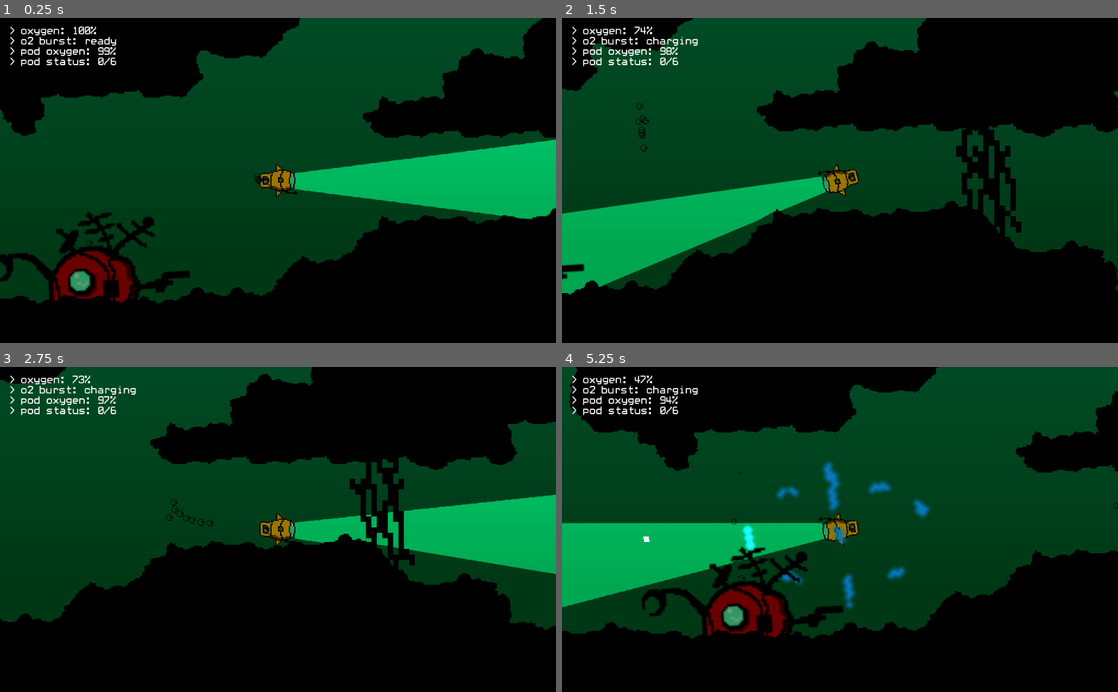
Above: before the commit, frames 1-4 (two rows, left to right).
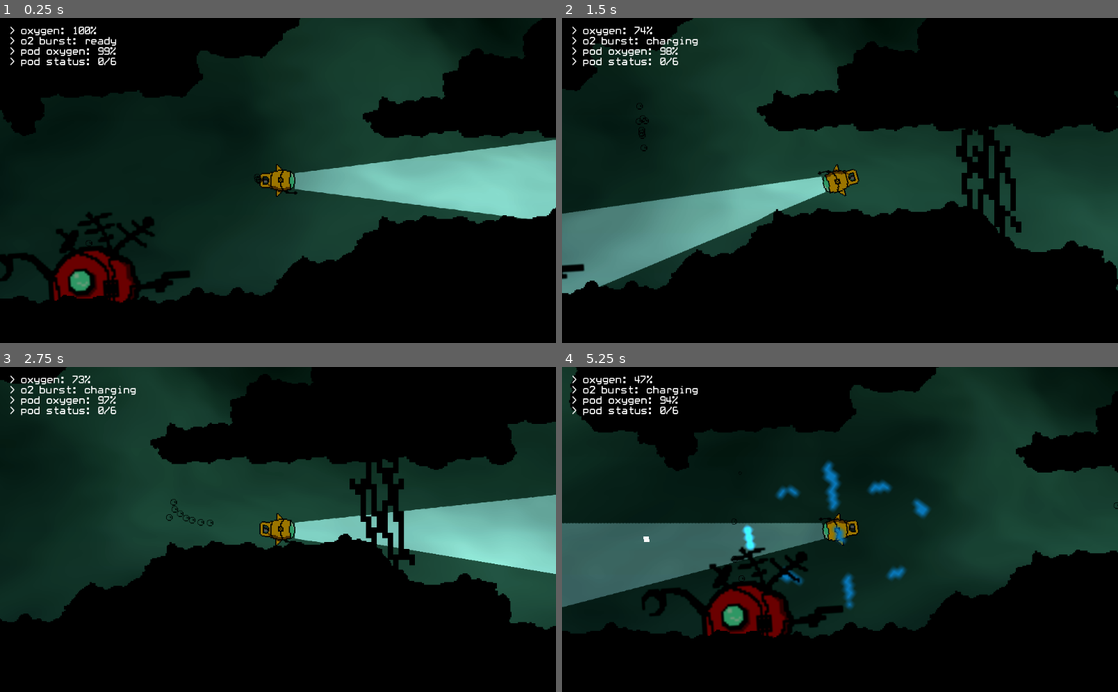
Above: after the commit, the same moments.

Repository: Jayshua/keep_it_alive
Game: Godot game, scene res://Main.tscn
Same seed, same stepped clock (60 frames per second), same inputs: the game is played once before the commit and once after it. Sound files missing from this copy of the repository are replaced by a short silence.
Inputs:
- Up to frame 1 (0.25 s): no input
- Up to frame 2 (1.5 s): tap Enter (ui_accept) at 0.5, 0.77 s; hold D (move_right) 0.53-1.28 s; hold Space (fire) 0.53-1.28 s; hold S (move_down) from 1.28 s (still down); tap Space (fire) at 1.35 s
- Up to frame 3 (2.75 s): tap Enter (ui_accept) at 1.52 s; release S (move_down) at 2.03 s; hold D (move_right) from 2.03 s (still down); hold Space (fire) from 2.03 s (still down)
- Up to frame 4 (5.25 s): release D (move_right) at 2.78 s; release Space (fire) at 2.78 s; hold W (move_up) 2.78-3.53 s; tap Space (fire) at 2.85, 4.35 s; tap Enter (ui_accept) at 3.02, 3.77, 4.52 s; hold Space (fire) 3.53-4.28 s; hold A (move_left) 3.53-5.03 s; hold S (move_down) from 5.03 s (still down); hold Space (fire) from 5.03 s (still down)

The runs differ from the first frame. In frame 1, 31% of the frame differs, in the area x 0-100%, y 0-80%; in frame 2, 26%; in frame 3, 20%; in frame 4, 36%, in the area x 0-100%, y 0-82%.

Commit message:
Fog

Diff:
--- /dev/null
+++ b/Fog.shader
@@ -0,0 +1,46 @@
+shader_type canvas_item;
+
+uniform vec3 color = vec3(0.35, 0.48, 0.95);
+uniform int OCTAVES = 4;
+uniform float SPEED = 0.01;
+
+float rand(vec2 coord){
+	return fract(sin(dot(coord, vec2(56, 79)) * 1000.0) * 1000.0);
+}
+
+float noise(vec2 coord){
+	vec2 i = floor(coord);
+	vec2 f = fract(coord);
+
+	// 4 corners of a rectangle surrounding our point
+	float a = rand(i);
+	float b = rand(i + vec2(1.0, 0.0));
+	float c = rand(i + vec2(0.0, 1.0));
+	float d = rand(i + vec2(1.0, 1.0));
+
+	vec2 cubic = f * f * (3.0 - 2.0 * f);
+
+	return mix(a, b, cubic.x) + (c - a) * cubic.y * (1.0 - cubic.x) + (d - b) * cubic.x * cubic.y;
+}
+
+float fbm(vec2 coord){
+	float value = 0.0;
+	float scale = 0.5;
+
+	for(int i = 0; i < OCTAVES; i++){
+		value += noise(coord) * scale;
+		coord *= 2.0;
+		scale *= 0.5;
+	}
+	return value;
+}
+
+void fragment() {
+	vec2 coord = UV * 20.0;
+
+	vec2 motion = vec2( fbm(coord + vec2(TIME * SPEED, TIME * SPEED)) );
+
+	float final = fbm(coord + motion);
+
+	COLOR = vec4(color, final * 0.5);
+}
--- a/Map.tscn
+++ b/Map.tscn
@@ -1,35 +1,49 @@
-[gd_scene load_steps=13 format=2]
+[gd_scene load_steps=18 format=2]
 
 [ext_resource path="res://sprites/MapTiles.tres" type="TileSet" id=1]
 [ext_resource path="res://current/Current.tscn" type="PackedScene" id=2]
 [ext_resource path="res://Item.tscn" type="PackedScene" id=3]
 [ext_resource path="res://audio/Current.wav" type="AudioStream" id=4]
+[ext_resource path="res://sprites/radialLight.png" type="Texture" id=5]
+[ext_resource path="res://Fog.shader" type="Shader" id=6]
 
 [sub_resource type="Gradient" id=1]
-offsets = PoolRealArray( 0.00977995, 0.180929, 0.391198 )
-colors = PoolColorArray( 0.0345154, 0.083744, 0.113281, 1, 0, 0.28125, 0.149414, 1, 0, 1, 0.789063, 1 )
+offsets = PoolRealArray( 0, 0.184982, 1 )
+colors = PoolColorArray( 0.0423126, 0.090878, 0.183594, 1, 0, 0, 0, 1, 0.515625, 0.988647, 1, 1 )
 
 [sub_resource type="GradientTexture" id=2]
 gradient = SubResource( 1 )
 
-[sub_resource type="Gradient" id=3]
-offsets = PoolRealArray( 1 )
-colors = PoolColorArray( 0.217712, 0.425044, 0.480469, 1 )
-
-[sub_resource type="GradientTexture" id=4]
-gradient = SubResource( 3 )
-
-[sub_resource type="RectangleShape2D" id=5]
+[sub_resource type="GDScript" id=3]
+
+[sub_resource type="ShaderMaterial" id=4]
+shader = ExtResource( 6 )
+shader_param/color = Vector3( 0.5, 1, 0.8 )
+shader_param/OCTAVES = 5
+shader_param/SPEED = 0.04
+script = SubResource( 3 )
+
+[sub_resource type="Gradient" id=5]
+offsets = PoolRealArray( 0.056213, 0.251479 )
+colors = PoolColorArray( 1, 1, 1, 1, 0, 0.476562, 0.431885, 1 )
+
+[sub_resource type="GradientTexture" id=6]
+gradient = SubResource( 5 )
+
+[sub_resource type="RectangleShape2D" id=7]
 extents = Vector2( 56.3097, 11.3725 )
 
-[sub_resource type="RectangleShape2D" id=6]
+[sub_resource type="RectangleShape2D" id=8]
 extents = Vector2( 17.9231, 22.4854 )
 
-[sub_resource type="RectangleShape2D" id=7]
+[sub_resource type="RectangleShape2D" id=9]
 extents = Vector2( 27.3177, 22.4854 )
 
-[sub_resource type="RectangleShape2D" id=8]
-extents = Vector2( 528, 32 )
+[sub_resource type="OccluderPolygon2D" id=10]
+polygon = PoolVector2Array( -449.773, -84.0254, 354.624, -84.3416, 354.121, -116.481, -453.657, -115.145 )
+
+[sub_resource type="RectangleShape2D" id=11]
+extents = Vector2( 515.673, 32 )
 
 [node name="Map" type="Node2D"]
 position = Vector2( 447.309, -221.635 )
@@ -42,23 +56,34 @@
 cell_quadrant_size = 32
 cell_clip_uv = true
 format = 1
-tile_data = PoolIntArray( -131079, 0, 131074, -131078, 0, 13 …(156432 unchanged characters)…  0, 4, 5111940, 0, 131076, 5111941, 0, 0, 7471236, 0, 14 )
-
-[node name="Sprite2" type="Sprite" parent="."]
-position = Vector2( 505.012, 344.471 )
+tile_data = PoolIntArray( -131079, 0, 131074, -131078, 0, 13 …(156432 unchanged characters)…  0, 4, 5111940, 0, 131076, 5111941, 0, 0 )
+
+[node name="Background" type="Sprite" parent="."]
+position = Vector2( 493.97, 307.454 )
 rotation = -1.5708
-scale = Vector2( 1.021, 2.26351 )
+scale = Vector2( 0.911647, 2.14371 )
 z_index = -1
 texture = SubResource( 2 )
 region_enabled = true
 region_rect = Rect2( 0, 0, 640, 480 )
 
-[node name="Sprite3" type="Sprite" parent="."]
-position = Vector2( 505.012, 280.471 )
+[node name="Fog" type="Sprite" parent="."]
+material = SubResource( 4 )
+position = Vector2( 500.276, 299.156 )
 rotation = -1.5708
-scale = Vector2( 1.021, 2.26351 )
+scale = Vector2( 0.88566, 2.11447 )
+z_index = -1
+texture = ExtResource( 5 )
+region_enabled = true
+region_rect = Rect2( 0, 0, 640, 480 )
+
+[node name="Sky" type="Sprite" parent="."]
+light_mask = 0
+position = Vector2( 495.699, -3.84518 )
+rotation = -1.5708
+scale = Vector2( 0.132512, 2.14194 )
 z_index = -2
-texture = SubResource( 4 )
+texture = SubResource( 6 )
 region_enabled = true
 region_rect = Rect2( 0, 0, 640, 480 )
 
@@ -133,7 +158,12 @@
 
 [node name="CollisionShape2D" type="CollisionShape2D" parent="Current8"]
 rotation = 0.0709569
-shape = SubResource( 7 )
+shape = SubResource( 9 )
+
+[node name="SurfaceOccluder" type="LightOccluder2D" parent="."]
+visible = false
+position = Vector2( 574.009, 99.5403 )
+occluder = SubResource( 10 )
 
 [node name="Surface" type="Area2D" parent="."]
 position = Vector2( 489.012, -23.5286 )
@@ -141,8 +171,8 @@
 collision_mask = 4
 
 [node name="CollisionShape2D" type="CollisionShape2D" parent="Surface"]
-position = Vector2( 0, 11.9408 )
-shape = SubResource( 8 )
+position = Vector2( 7.15356, 10.9189 )
+shape = SubResource( 11 )
 
 [node name="Item" parent="." instance=ExtResource( 3 )]
 position = Vector2( 705.389, 440.688 )
Not shown: 7 places in Map.tscn that only renumber resources
